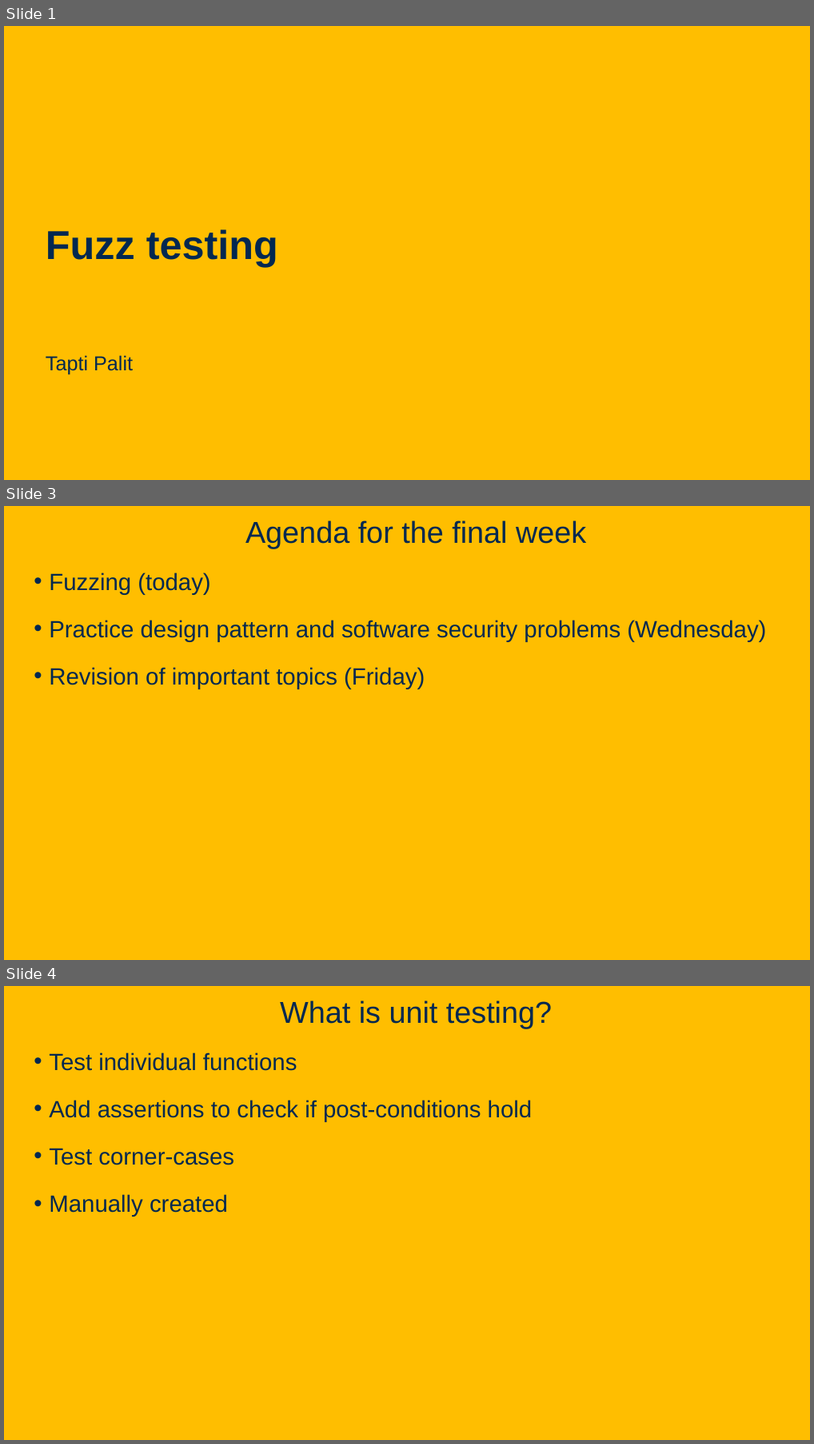
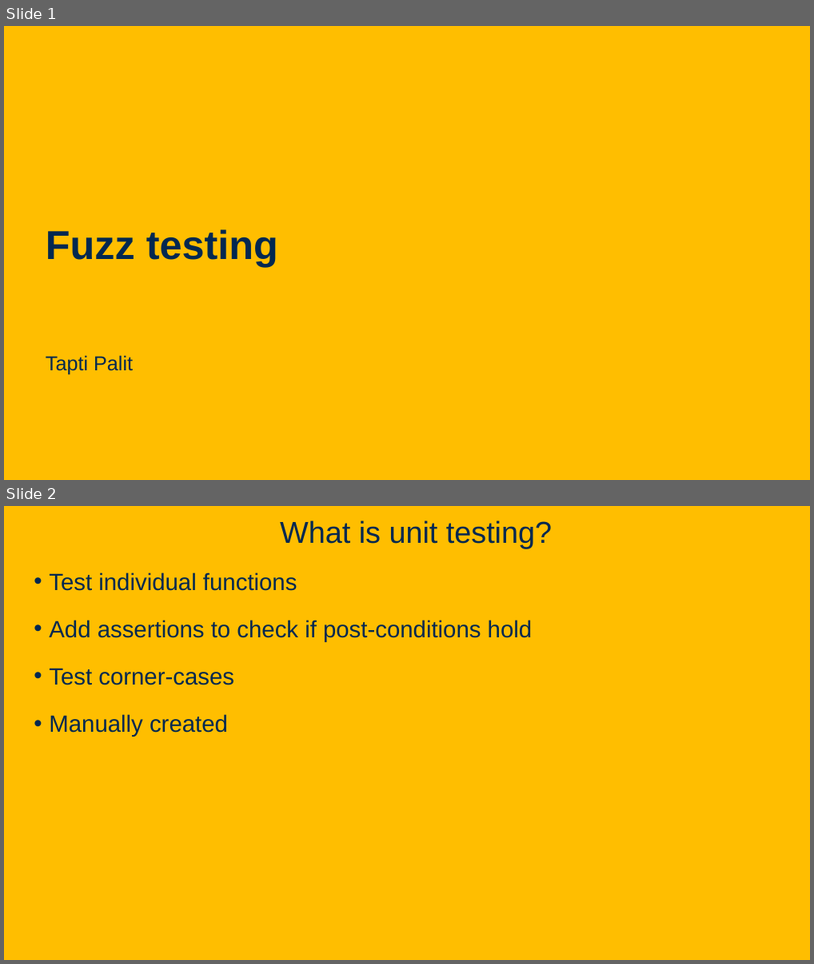
Before and after one commit to davsec-teaching/ecs160-f25, a slide deck: slides/10_fuzzing.pptx. Shown one above the other, each under a label of ours: slides 1, 3 and 4 before the commit, slides 1 and 2 after it; the slides between them are not shown. The pictures are 814x1444 and 814x964 pixels, drawn with LibreOffice and Linux fonts; fonts in the diff are those of the drawing; background and template pictures are left out. Boxes give left, top, right and bottom in pixels: in the first picture for what was removed or moved away, otherwise in the second. Text is boxed around its words. In the diff, an @@ line names an element or a change of style, - is before the commit and + after.

```diff
--- a/slides/10_fuzzing.pptx
+++ b/slides/10_fuzzing.pptx
@@ slide 3 removed at (x1=4, y1=506, x2=810, y2=960), background picture (left out) @@
@@ title removed at (x1=246, y1=520, x2=586, y2=548) @@
-Agenda for the final week
@@ text removed at (x1=49, y1=572, x2=766, y2=689) @@
-• Fuzzing (today)
-• Practice design pattern and software security problems (Wednesday)
-• Revision of important topics (Friday)
@@ what was slide 4 is now slide 2 @@
```
Also in this commit, not shown: 1 other slide removed, 1 other file.
